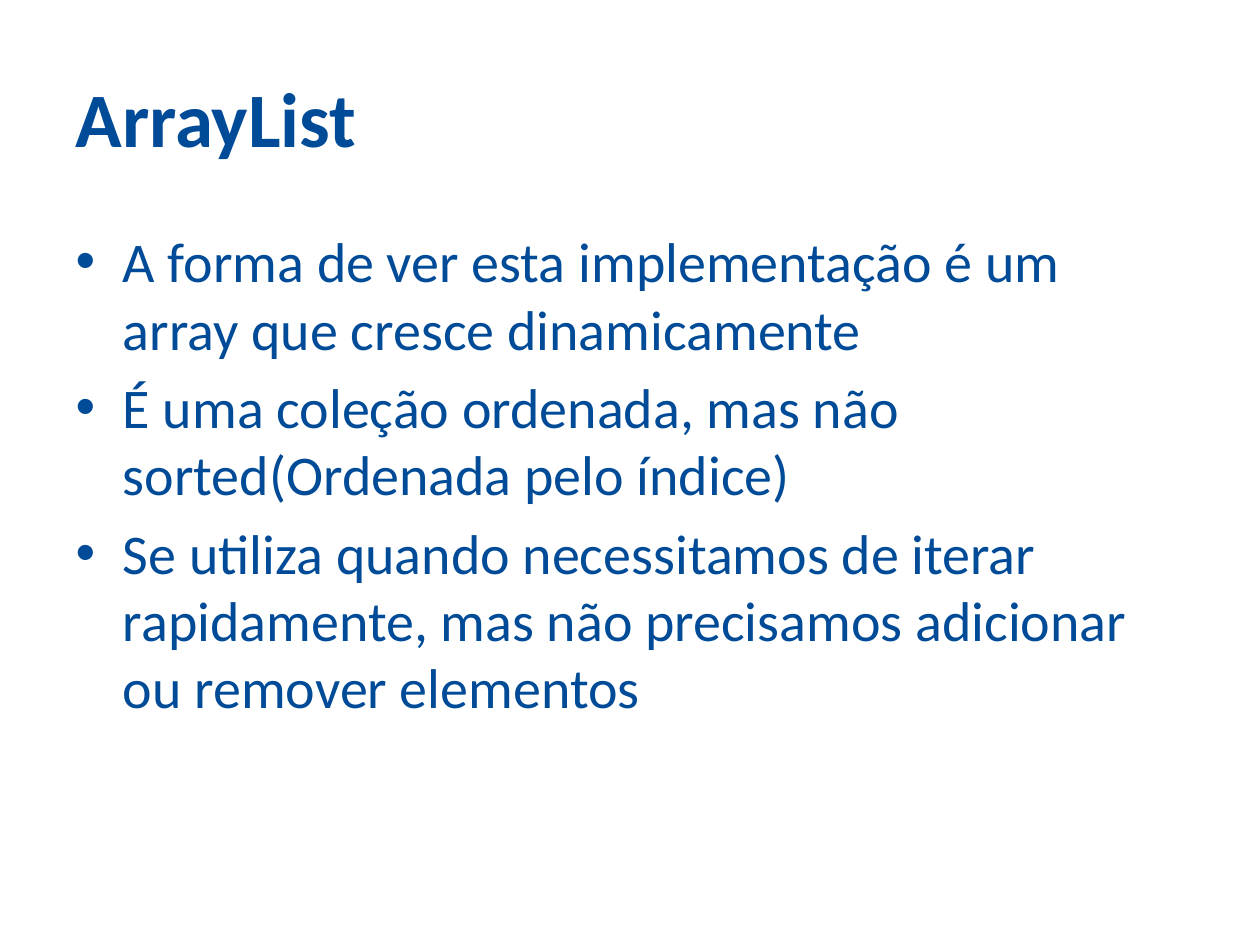
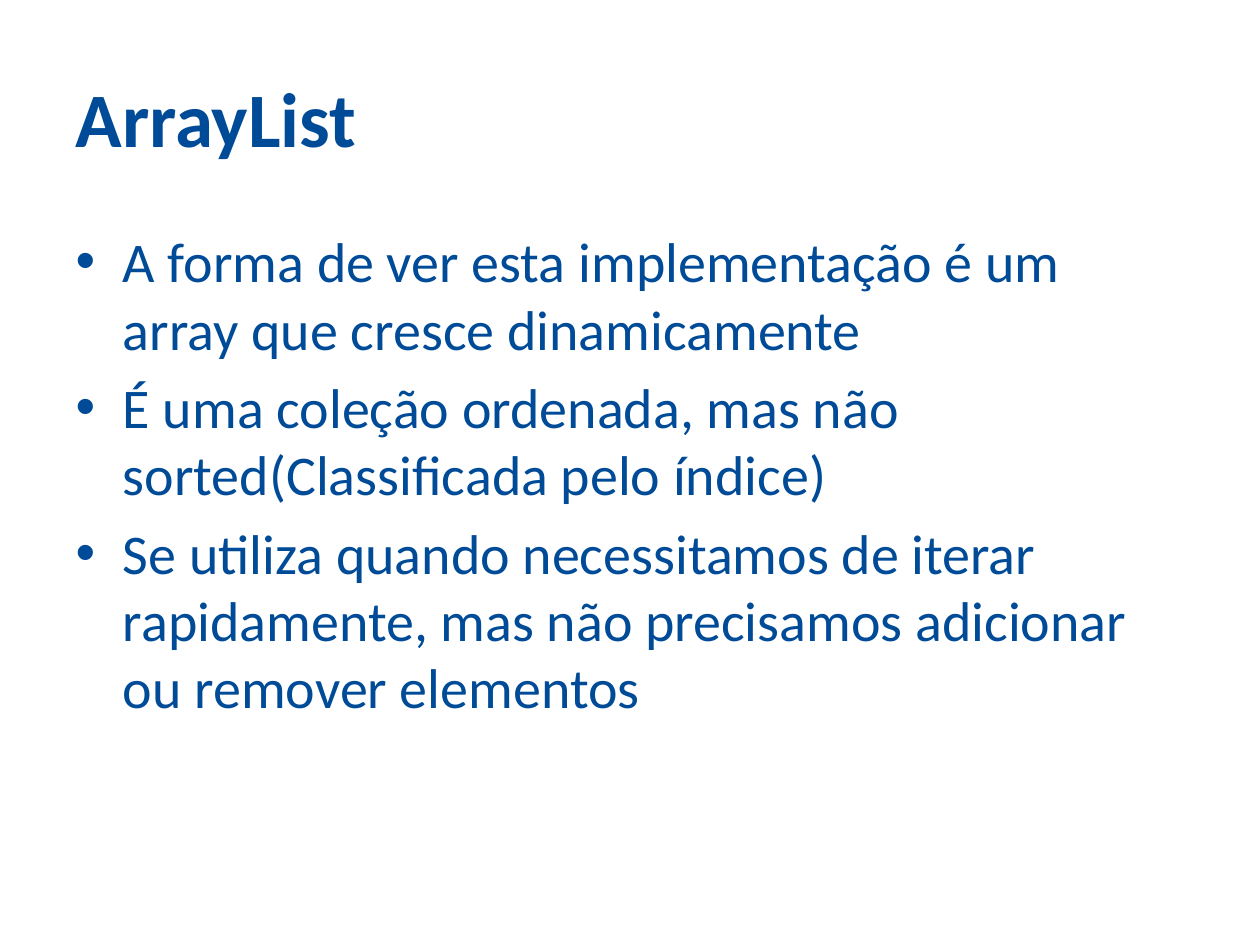
Before and after one commit to ozieljose/java6cert, a slide deck: slide 29 of slides/15-Collections.pptx. Drawn at 1260x945 pixels with LibreOffice and Linux fonts; fonts in the diff are those of the drawing; background and template pictures are left out. Boxes give left, top, right and bottom in pixels: in the first picture for what was removed or moved away, otherwise in the second. Text is boxed around its words. In the diff, an @@ line names an element or a change of style, - is before the commit and + after.

```diff
--- a/slides/15-Collections.pptx
+++ b/slides/15-Collections.pptx
@@ text at <box>123,381,899,504</box>: text changed @@
-• É uma coleção ordenada, mas não sorted(Ordenada pelo índice)
+• É uma coleção ordenada, mas não sorted(Classificada pelo índice)
```
Also in this commit, not shown: 16 other slides changed, 1 other file.
